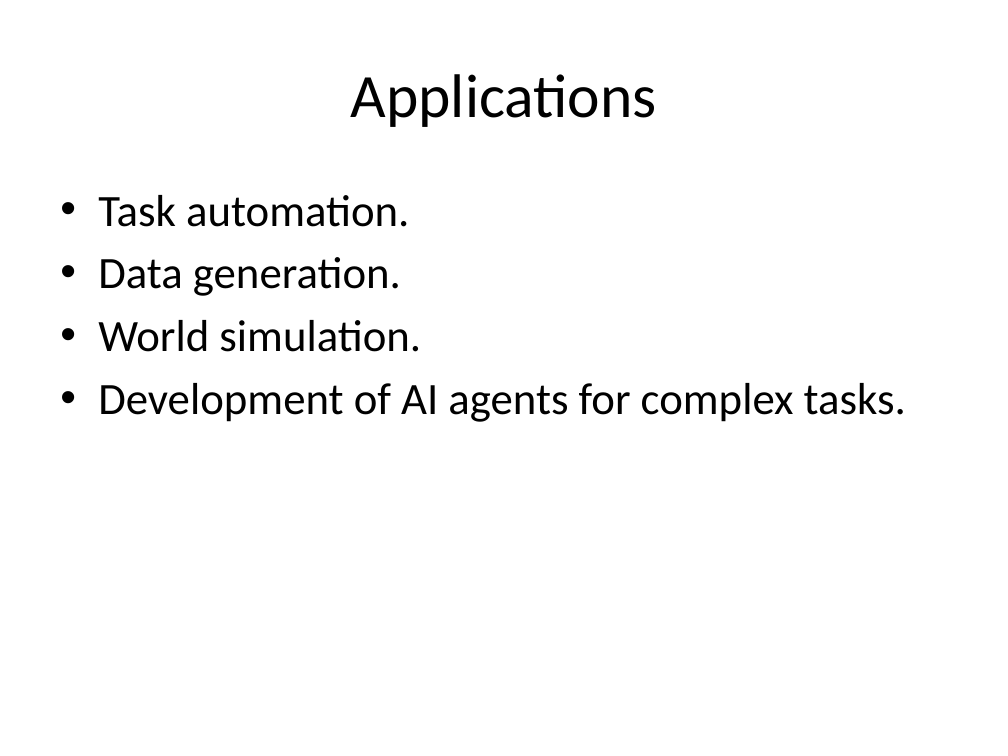
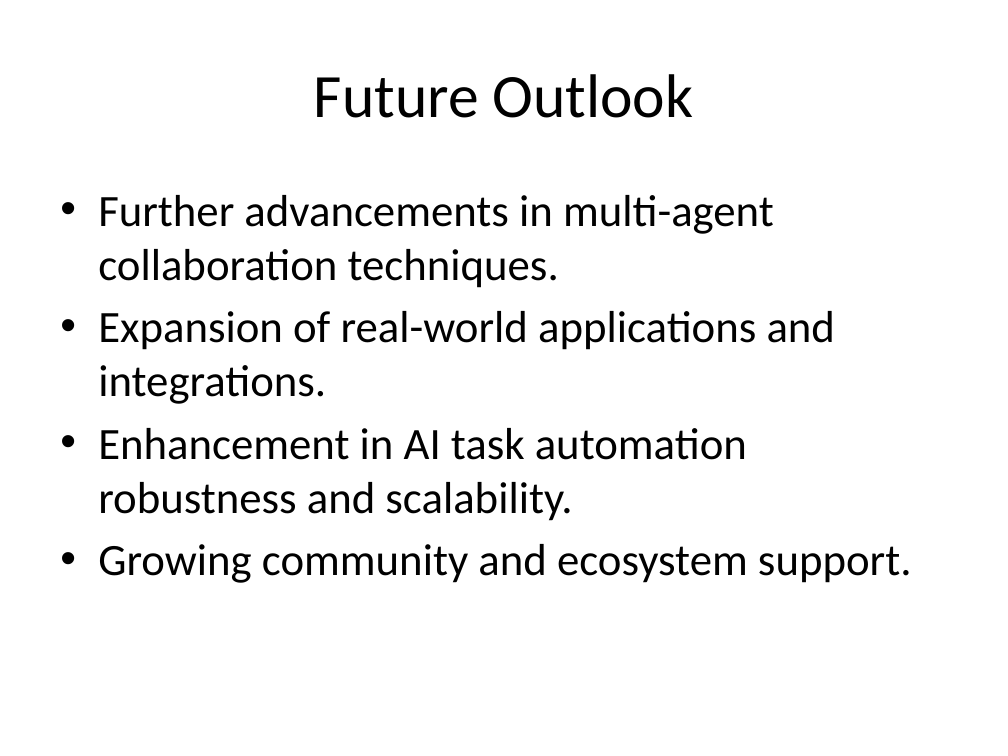
Before and after one commit to echo-yiyiyi/camel, a slide deck: slide 6 of pptx_outputs/CAMEL-AI_Presentation.pptx (slide 5 before the commit). Drawn at 1008x756 pixels with LibreOffice and Linux fonts; fonts in the diff are those of the drawing. Boxes give left, top, right and bottom in pixels: in the first picture for what was removed or moved away, otherwise in the second. Text is boxed around its words. In the diff, an @@ line names an element or a change of style, - is before the commit and + after.

```diff
--- a/pptx_outputs/CAMEL-AI_Presentation.pptx
+++ b/pptx_outputs/CAMEL-AI_Presentation.pptx
@@ title at (314, 74, 694, 118): text changed @@
-Applications
+Future Outlook
@@ text at (98, 195, 912, 583): text changed @@
-• Task automation.
-• Data generation.
-• World simulation.
-• Development of AI agents for complex tasks.
+• Further advancements in multi-agent collaboration techniques.
+• Expansion of real-world applications and integrations.
+• Enhancement in AI task automation robustness and scalability.
+• Growing community and ecosystem support.
```
Also in this commit, not shown: 2 other slides changed, 3 slides added, 2 slides removed, 28 other files.
